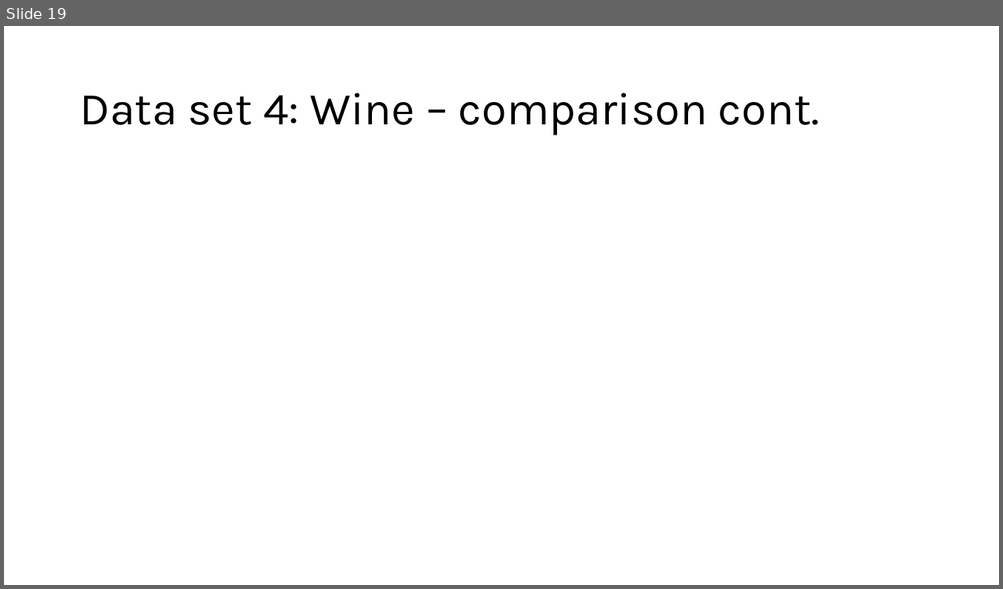
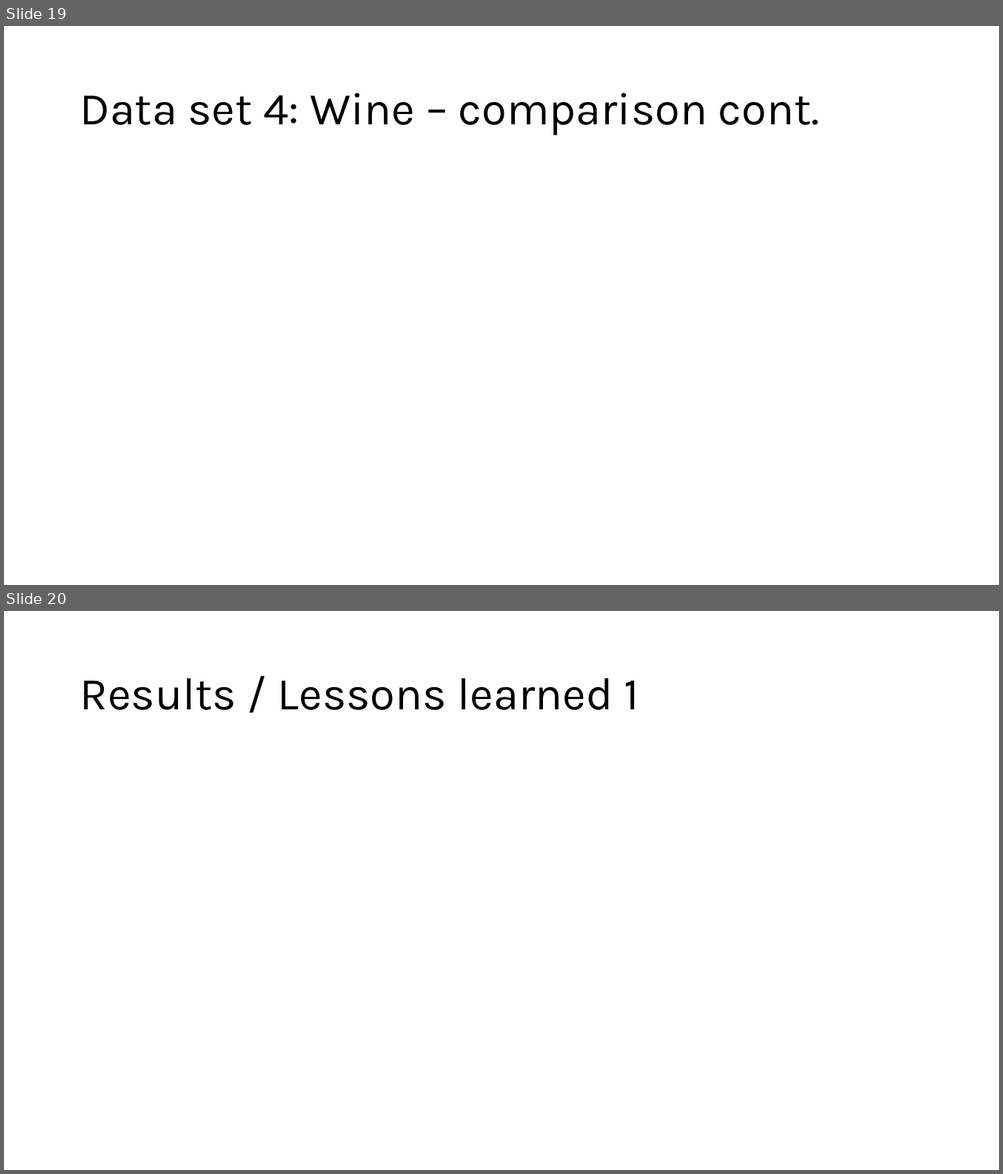
Before and after one commit to amanfc7/Machine-Learaning, a slide deck: ex3/presentation_ex_3_ver02.pptx. Shown one above the other, each under a label of ours: slide 19 before the commit, slides 19 and 20 after it. The pictures are 1003x589 and 1003x1174 pixels, drawn with LibreOffice and Linux fonts; fonts in the diff are those of the drawing. Boxes give left, top, right and bottom in pixels: in the first picture for what was removed or moved away, otherwise in the second. Text is boxed around its words. In the diff, an @@ line names an element or a change of style, - is before the commit and + after.

```diff
--- a/ex3/presentation_ex_3_ver02.pptx
+++ b/ex3/presentation_ex_3_ver02.pptx
@@ slide 20 added at [4,611,999,1170], background #FFFFFF @@
@@ title added at [79,678,638,710], 44 pt, text #000000 @@
+Results / Lessons learned 1
```
Also in this commit, not shown: 1 other slide added, 4 other files.
